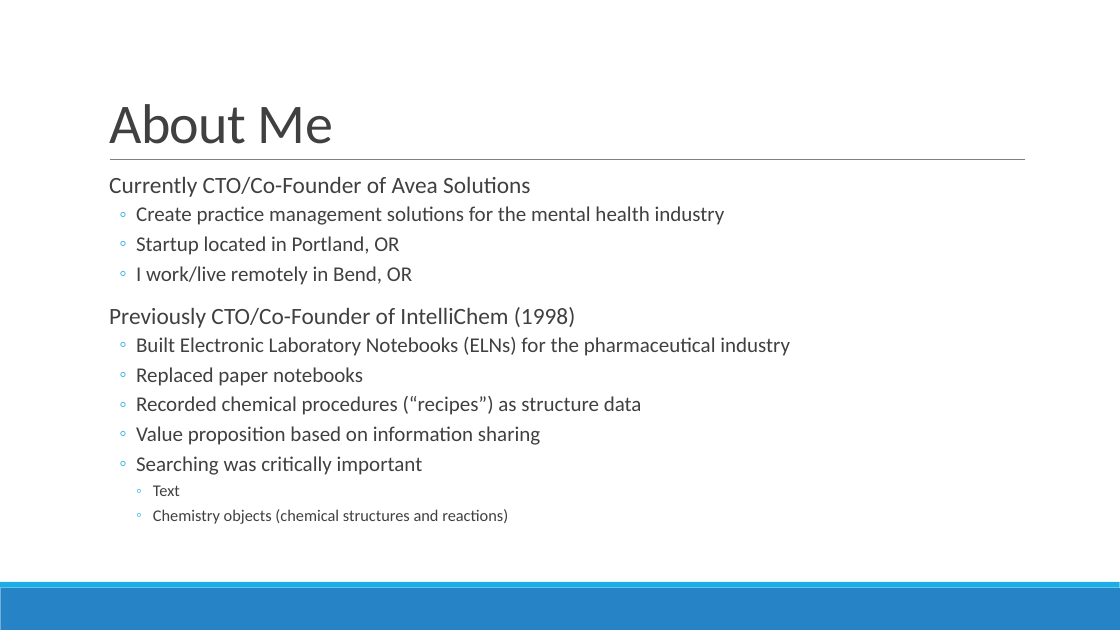
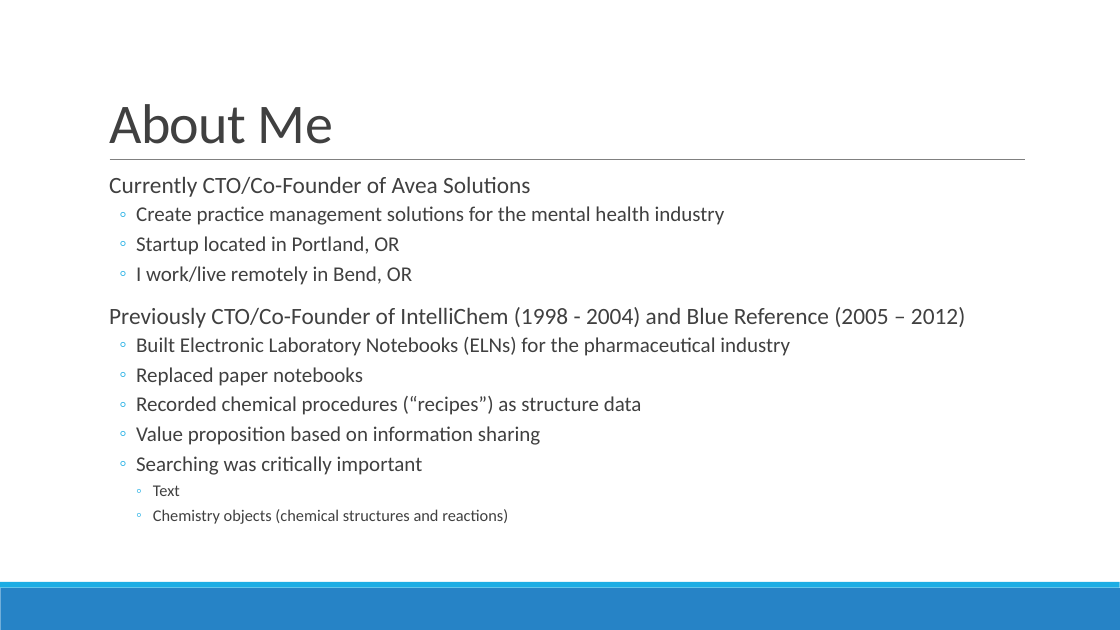
Before and after one commit to jvaneikeren/ChemicalStructureSearchingDemo, a slide deck: slide 3 of Presentation.pptx. Drawn at 1120x630 pixels with LibreOffice and Linux fonts; fonts in the diff are those of the drawing. Boxes give left, top, right and bottom in pixels: in the first picture for what was removed or moved away, otherwise in the second. Text is boxed around its words. In the diff, an @@ line names an element or a change of style, - is before the commit and + after.

```diff
--- a/Presentation.pptx
+++ b/Presentation.pptx
@@ text at (109,307,965,328): text changed @@
-  Previously CTO/Co-Founder of IntelliChem (1998)
+  Previously CTO/Co-Founder of IntelliChem (1998 - 2004) and Blue Reference (2005 – 2012)
```
Also in this commit, not shown: 4 other slides changed, 1 slide added, 1 slide removed, 13 other files.
